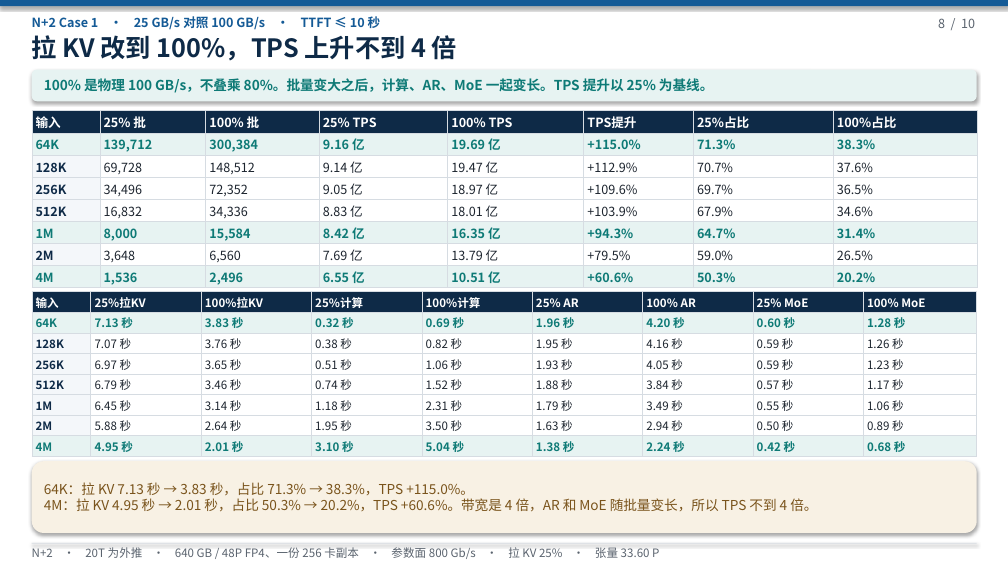
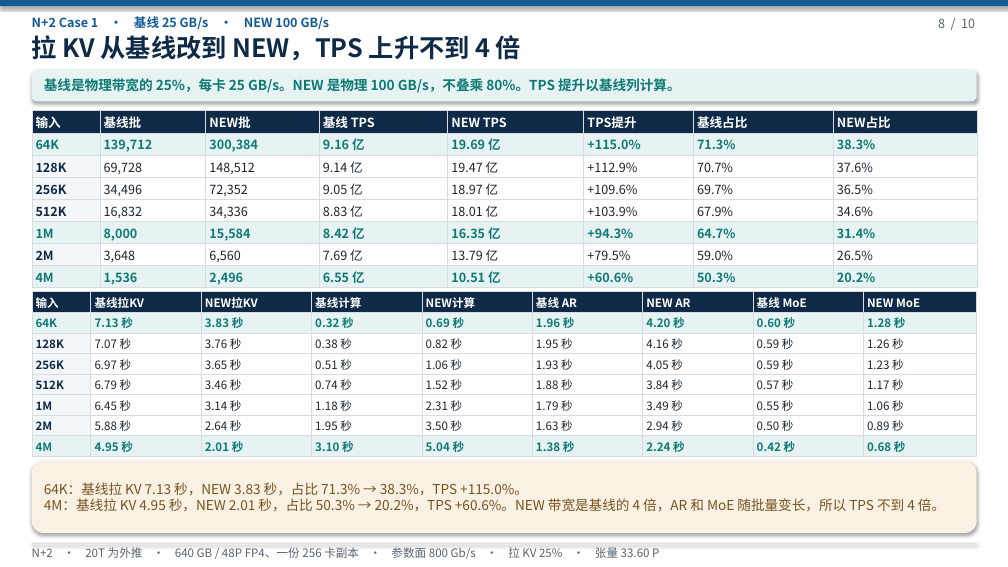
Before and after one commit to 69515164-rgb/UCL-MPComm, a slide deck: slide 8 of docs/deepseek-20t-n2-slo.pptx. Drawn at 1008x567 pixels with LibreOffice and Linux fonts; fonts in the diff are those of the drawing. Boxes give left, top, right and bottom in pixels: in the first picture for what was removed or moved away, otherwise in the second. Text is boxed around its words. In the diff, an @@ line names an element or a change of style, - is before the commit and + after.

```diff
--- a/docs/deepseek-20t-n2-slo.pptx
+++ b/docs/deepseek-20t-n2-slo.pptx
@@ text at [32,14,330,31]: text changed @@
-N+2 Case 1 · 25 GB/s 对照 100 GB/s · TTFT ≤ 10 秒
+N+2 Case 1 · 基线 25 GB/s · NEW 100 GB/s
@@ text at [32,35,521,61]: text changed @@
-拉 KV 改到 100%，TPS 上升不到 4 倍
+拉 KV 从基线改到 NEW，TPS 上升不到 4 倍
@@ text at [44,77,681,95]: text changed @@
-100% 是物理 100 GB/s，不叠乘 80%。批量变大之后，计算、AR、MoE 一起变长。TPS 提升以 25% 为基线。
+基线是物理带宽的 25%，每卡 25 GB/s。NEW 是物理 100 GB/s，不叠乘 80%。TPS 提升以基线列计算。
@@ table at [32,110,977,289] @@
-row 1: 输入 | 25% 批 | 100% 批 | 25% TPS | 100% TPS | TPS提升 | 25%占比 | 100%占比
+row 1: 输入 | 基线批 | NEW批 | 基线 TPS | NEW TPS | TPS提升 | 基线占比 | NEW占比
@@ table at [32,291,977,456] @@
-row 1: 输入 | 25%拉KV | 100%拉KV | 25%计算 | 100%计算 | 25% AR | 100% AR | 25% MoE | 100% MoE
+row 1: 输入 | 基线拉KV | NEW拉KV | 基线计算 | NEW计算 | 基线 AR | NEW AR | 基线 MoE | NEW MoE
@@ text at [44,482,945,511]: text changed @@
-64K：拉 KV 7.13 秒 → 3.83 秒，占比 71.3% → 38.3%，TPS +115.0%。
-4M：拉 KV 4.95 秒 → 2.01 秒，占比 50.3% → 20.2%，TPS +60.6%。带宽是 4 倍，AR 和 MoE 随批量变长，所以 TPS 不到 4 倍。
+64K：基线拉 KV 7.13 秒，NEW 3.83 秒，占比 71.3% → 38.3%，TPS +115.0%。
+4M：基线拉 KV 4.95 秒，NEW 2.01 秒，占比 50.3% → 20.2%，TPS +60.6%。NEW 带宽是基线的 4 倍，AR 和 MoE 随批量变长，所以 TPS 不到 4 倍。
```
Also in this commit, not shown: 6 other slides changed, 2 other files.
